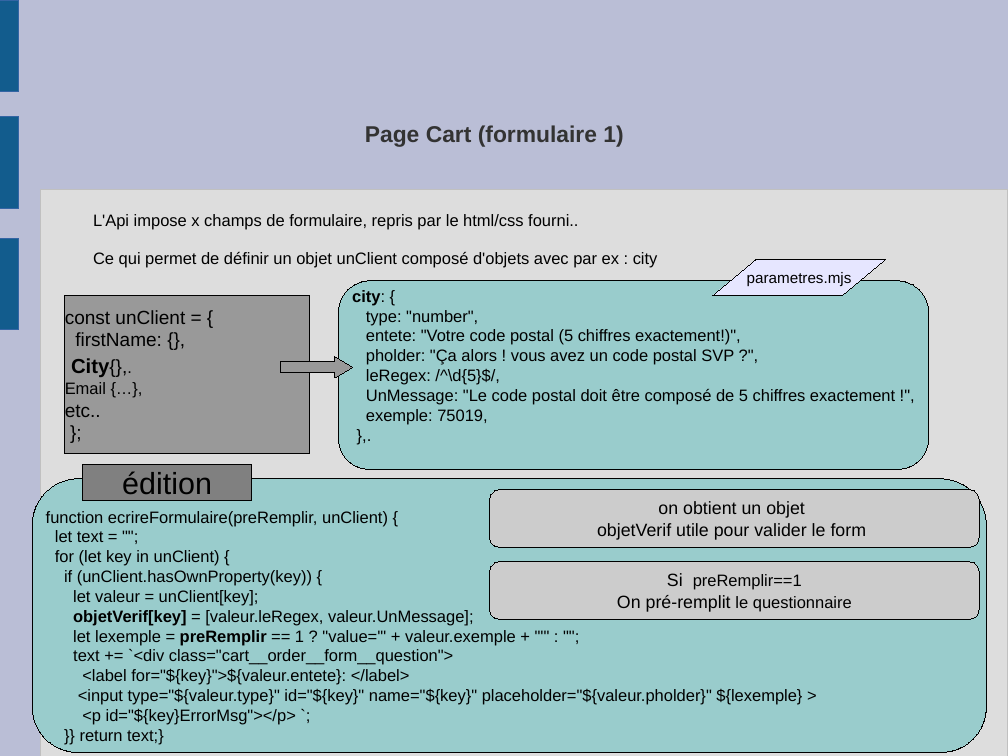
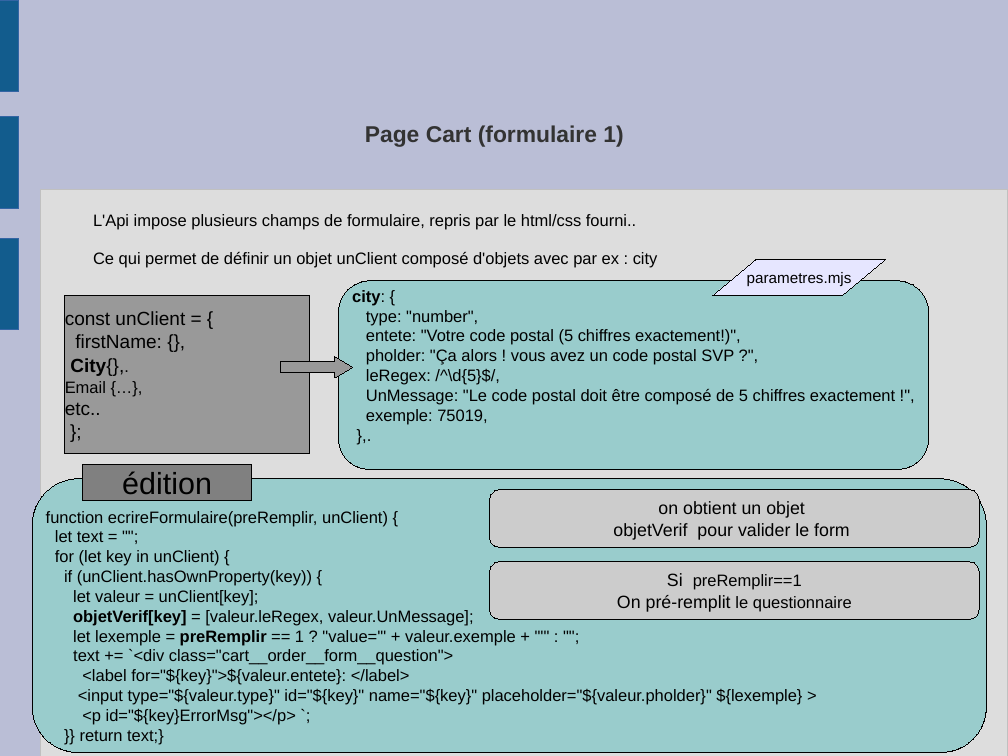
Before and after one commit to brunoMarquet/brunoMarquet_p5_2004_2021, a slide deck: slide 9 of presentation_p5.odp. Drawn at 1008x756 pixels with LibreOffice and Linux fonts; fonts in the diff are those of the drawing. Boxes give left, top, right and bottom in pixels: in the first picture for what was removed or moved away, otherwise in the second. Text is boxed around its words. In the diff, an @@ line names an element or a change of style, - is before the commit and + after.

```diff
--- a/presentation_p5.odp
+++ b/presentation_p5.odp
@@ text at <box>93,214,636,230</box>: text changed @@
-L'Api impose x champs de formulaire, repris par le html/css fourni..
+L'Api impose plusieurs champs de formulaire, repris par le html/css fourni..
@@ text in rectangle at <box>70,358,124,376</box>: size 16 to 15 pt in "City{},." @@
@@ text in rounded rectangle at <box>613,523,850,540</box>: text changed @@
-objetVerif utile pour valider le form
+objetVerif pour valider le form
```
Also in this commit, not shown: 9 other slides changed, 1 slide added, 2 other files.
